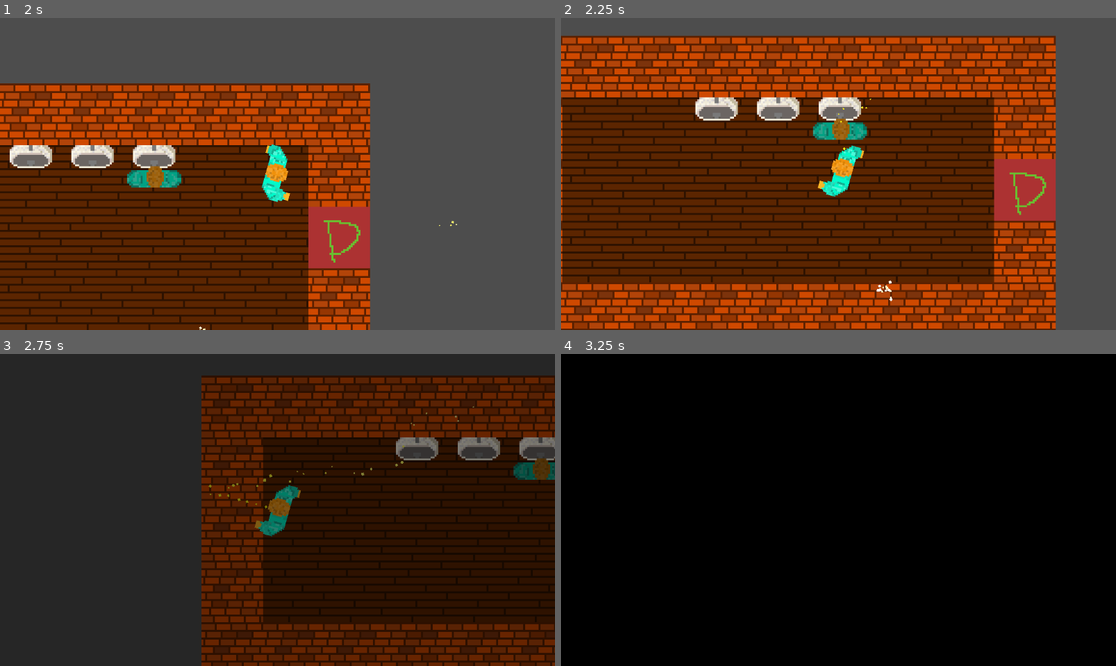
Above: before the commit, frames 1-4 (two rows, left to right).
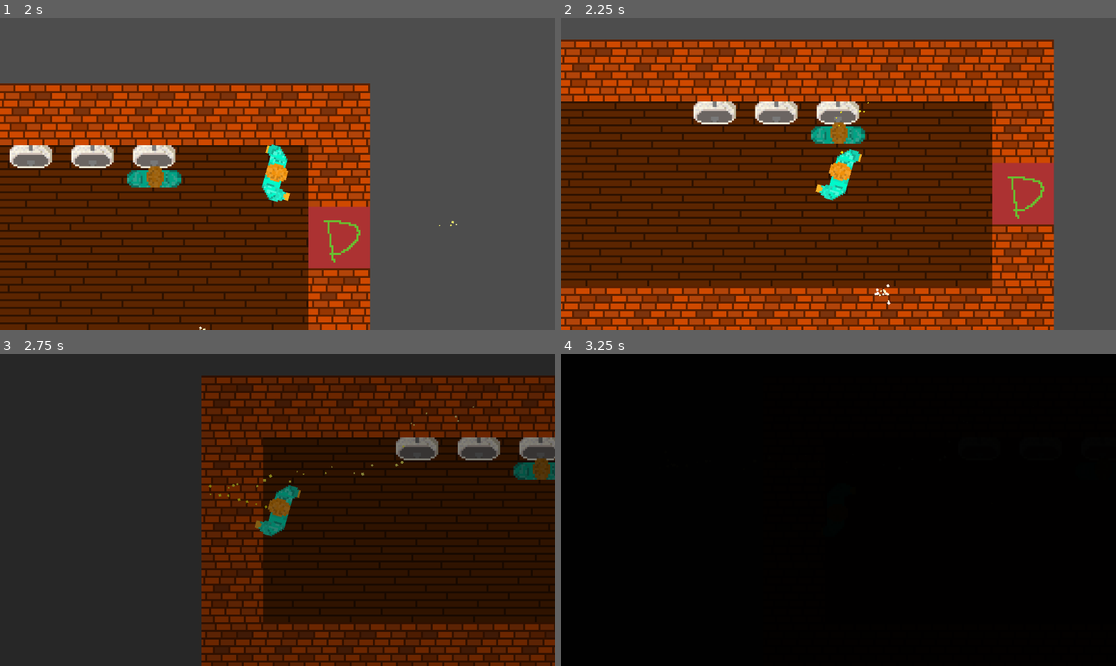
Above: after the commit, the same moments.

Repository: Jibby-Games/PizzaJam11
Game: Godot game, scene res://levels/level2.tscn
The game is run twice, just before and just after one commit, with the same random seed, the same clock (stepped at 60 frames per second) and the same inputs. This scene is started directly instead of the project's main scene.
Inputs (mouse positions are in pixels of both pictures, inside the frame that each line leads up to):
- Up to frame 1 (2 s): tap Enter at 0.5 s; move the mouse to (249, 236) at 0.52 s; press the mouse at (249, 236) at 0.53 s; hold W (up) from 0.53 s (still down); move the mouse to (444, 220) at 1.27 s; release the mouse at (444, 220) at 1.28 s; click (444, 220) at 1.35 s
- Up to frame 2 (2.25 s): move the mouse to (672, 127) at 2.02 s; release W (up) at 2.03 s; press the mouse at (672, 127) at 2.03 s; hold A (left) from 2.03 s (still down)
- Up to frame 3 (2.75 s): keep holding A (left)
- Up to frame 4 (3.25 s): keep holding A (left); move the mouse to (866, 510) at 2.77 s; release the mouse at (866, 510) at 2.78 s; click (866, 510) at 2.85 s

Frame 1 is identical in both runs. In frame 2, 50% of the frame differs, in the area x 0-90%, y 5-100%; in frame 3, less than 0.1%; in frame 4, less than 0.1%.

Commit message:
Bugfix - adjacency shouldnt be infectious

Diff:
--- a/levels/level2.tscn
+++ b/levels/level2.tscn
@@ -14,7 +14,7 @@
 format = 2
 layer_0/tile_data = PackedInt32Array(65537, 131072, 0, 1, 131072, 0, -65535, 131072, 0, 131071, 131072, 0, 65535, 13107 …(612 unchanged characters)…
 
-[node name="Urinal" parent="TileMap" instance=ExtResource("3_5auw0")]
+[node name="Urinal1" parent="TileMap" instance=ExtResource("3_5auw0")]
 position = Vector2(48, -16)
 
 [node name="Urinal2" parent="TileMap" instance=ExtResource("3_5auw0")]
@@ -23,7 +23,7 @@
 [node name="Urinal3" parent="TileMap" instance=ExtResource("3_5auw0")]
 position = Vector2(112, -16)
 
-[node name="CharacterBody2D" parent="TileMap" instance=ExtResource("4_qg52d")]
+[node name="UrinalOccupant1" parent="TileMap" instance=ExtResource("4_qg52d")]
 position = Vector2(112, -16)
 rotation = -1.5708
 
--- a/objects/UrinalOccupant.tscn
+++ b/objects/UrinalOccupant.tscn
@@ -56,9 +56,9 @@
 radius = 6.0
 
 [sub_resource type="CircleShape2D" id="CircleShape2D_4kedw"]
-radius = 16.0
+radius = 14.0
 
-[node name="CharacterBody2D" type="CharacterBody2D"]
+[node name="UrinalOccupant" type="CharacterBody2D"]
 
 [node name="BodySpriteAnim" type="AnimatedSprite2D" parent="."]
 self_modulate = Color(0.65098, 0.65098, 0.65098, 1)
--- a/objects/urinal.gd
+++ b/objects/urinal.gd
@@ -15,6 +15,7 @@
 	var adjacent_urinals = $UrinalCollision.get_overlapping_areas()
 	for area in adjacent_urinals:
 		if area.is_in_group("urinal_occupants"):
+			print("Urinal with name %s has an occupant" % area.get_parent().name)
 			return true
 	return false
 
